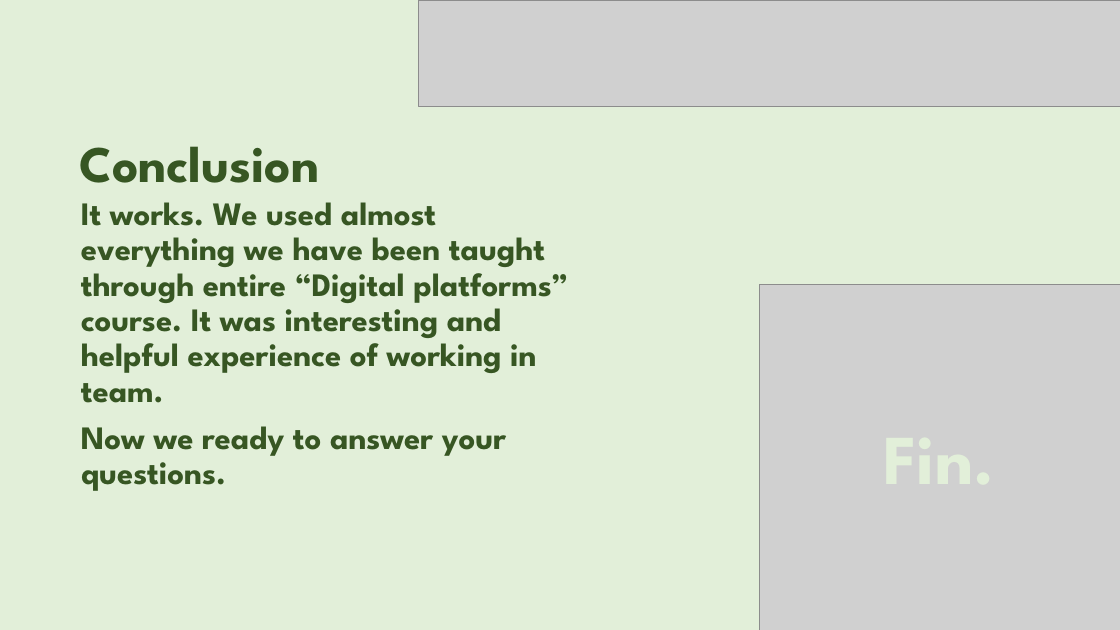
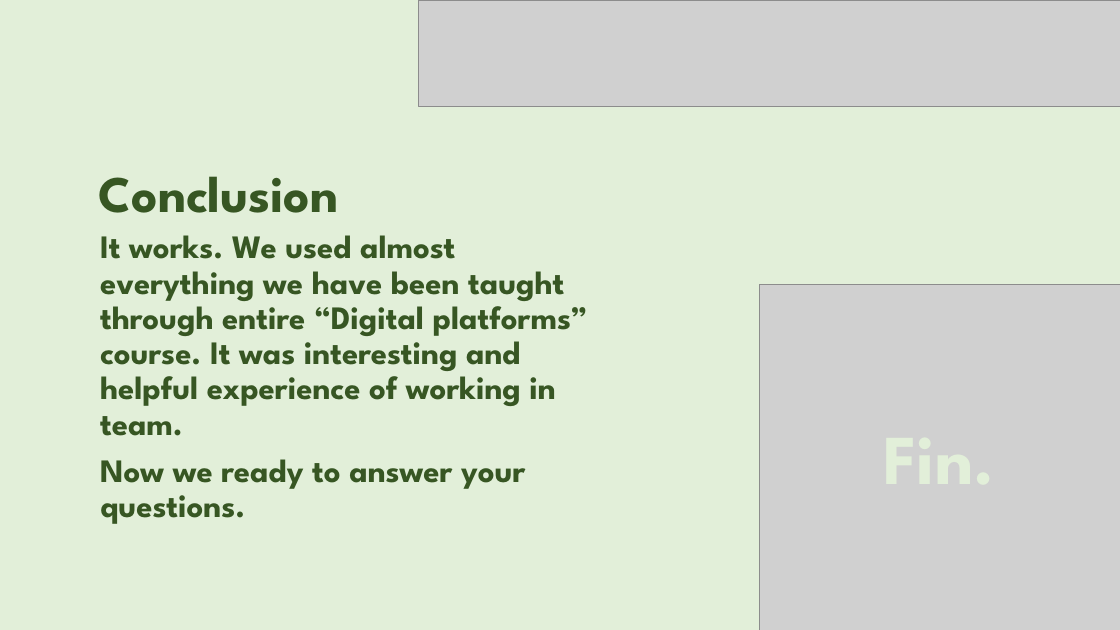
Before and after one commit to AsphodelRem/tv-tennis, a slide deck: slide 14 of presentation.pptx. Drawn at 1120x630 pixels with LibreOffice and Linux fonts; fonts in the diff are those of the drawing; grey boxes stand for pictures. Boxes give left, top, right and bottom in pixels: in the first picture for what was removed or moved away, otherwise in the second. Text is boxed around its words. In the diff, an @@ line names an element or a change of style, - is before the commit and + after.

```diff
--- a/presentation.pptx
+++ b/presentation.pptx
@@ title "Conclusion": place and size @@
-title "Conclusion" at (79,146,319,183)
+title "Conclusion" at (98,176,338,213)
@@ text "It works. We used almost ...": place and size @@
-text "It works. We used almost ..." at (81,202,568,491)
+text "It works. We used almost ..." at (100,235,588,524)
```
Also in this commit, not shown: 2 other slides changed.
